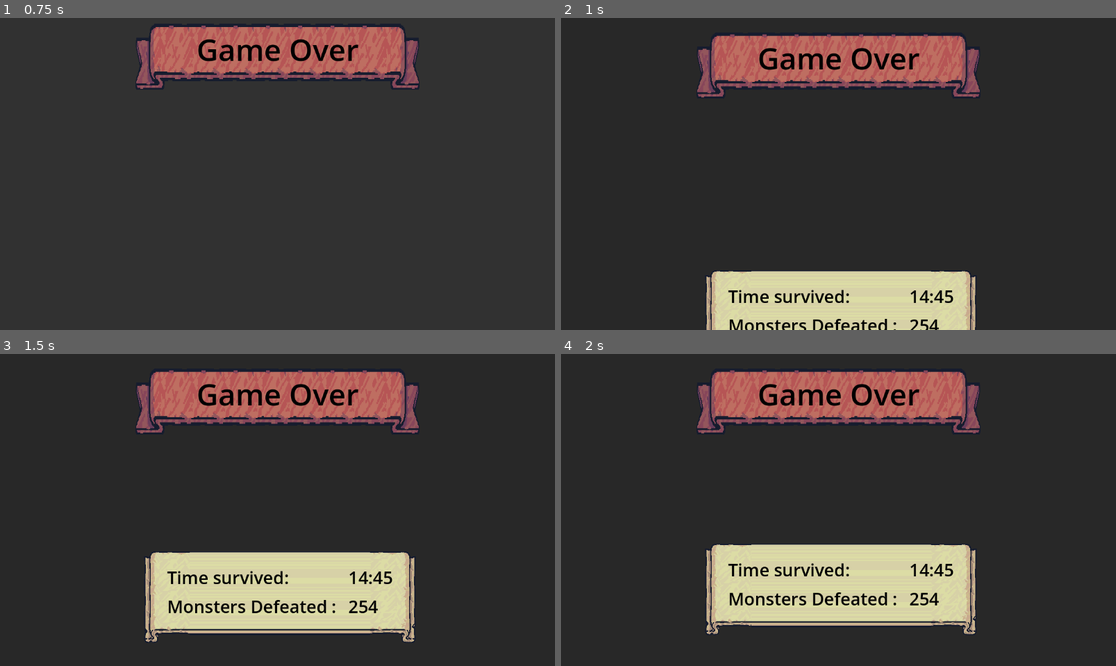
Above: before the commit, frames 1-4 (two rows, left to right).
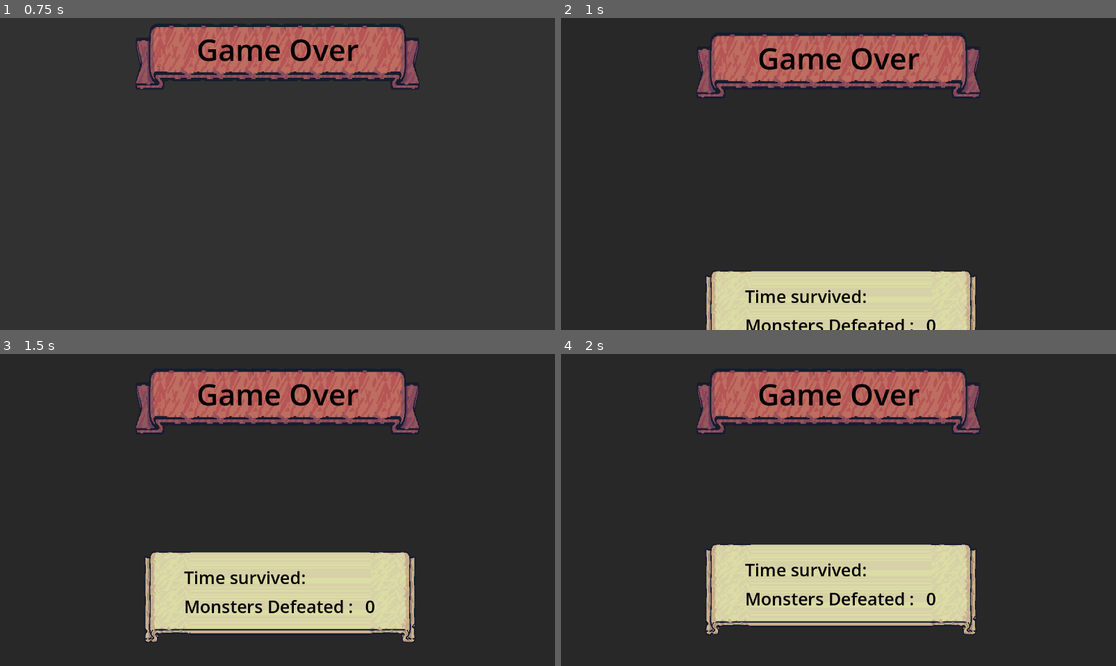
Above: after the commit, the same moments.

Repository: VBrunello/dio-trilha-godot
Game: Godot game, scene res://scenes/ui/game_over_ui.tscn
Same seed, same stepped clock (60 frames per second), same inputs: the game is played once before the commit and once after it. This scene is started directly instead of the project's main scene.
Inputs:
- Up to frame 1 (0.75 s): hold D (move_right) from 0.53 s (still down); tap Space (attack) at 0.6 s
- Up to frame 2 (1 s): keep holding D (move_right)
- Up to frame 3 (1.5 s): release D (move_right) at 1.28 s; hold S (move_down) from 1.28 s (still down); tap Space (attack) at 1.35 s
- Up to frame 4 (2 s): keep holding S (move_down)

Frame 1 is identical in both runs. In frame 2, 1.3% of the frame differs, in the area x 30-71%, y 87-100%; in frame 3, 1.4%; in frame 4, 1.5%, in the area x 30-71%, y 61-88%.

Commit message:
Atualização Tiny Swords
- Jogo base do curso finalizado

Diff:
--- /dev/null
+++ b/tiny-swords/scenes/main.gd
@@ -0,0 +1,17 @@
+extends Node2D
+
+@export var gameUI: CanvasLayer
+@export var gameOverUITemplate: PackedScene
+
+func _ready():
+	GameManager.game_over.connect(_trigger_game_over)
+
+func _trigger_game_over():
+	# Deletar game UI
+	if gameUI:
+		gameUI.queue_free()
+		gameUI = null
+
+	# Criar GameOverUI
+	var gameOverUI: GameOverUI = gameOverUITemplate.instantiate()
+	add_child(gameOverUI)
--- a/tiny-swords/scenes/main.tscn
+++ b/tiny-swords/scenes/main.tscn
@@ -1,7 +1,9 @@
-[gd_scene load_steps=30 format=3 uid="uid://cmtfukocuu7yt"]
+[gd_scene load_steps=32 format=3 uid="uid://cmtfukocuu7yt"]
 
 [ext_resource type="PackedScene" uid="uid://csh12euvfrdw" path="res://scenes/player.tscn" id="1_niypv"]
+[ext_resource type="Script" path="res://scenes/main.gd" id="1_xgqmd"]
 [ext_resource type="PackedScene" uid="uid://6xk3wjt81dl4" path="res://scenes/mob_spawner.tscn" id="2_rafb2"]
+[ext_resource type="PackedScene" uid="uid://bwkk18ioyhagc" path="res://scenes/ui/game_over_ui.tscn" id="2_tp4ba"]
 [ext_resource type="PackedScene" uid="uid://bwbavnxiu6rvh" path="res://scenes/ui/game_ui.tscn" id="3_2nwvp"]
 [ext_resource type="Texture2D" uid="uid://dh0kgkt4ena2t" path="res://addons/Tiny Swords/Terrain/Ground/Tilemap_Flat.png" id="5_wuv4x"]
 [ext_resource type="Texture2D" uid="uid://d30o2xd6vsbd8" path="res://addons/Tiny Swords/Deco/01.png" id="6_6htl6"]
@@ -122,8 +124,11 @@
 [sub_resource type="RectangleShape2D" id="RectangleShape2D_gfcuo"]
 size = Vector2(6012, 538)
 
-[node name="Main" type="Node2D"]
+[node name="Main" type="Node2D" node_paths=PackedStringArray("gameUI")]
 y_sort_enabled = true
+script = ExtResource("1_xgqmd")
+gameUI = NodePath("GameUI")
+gameOverUITemplate = ExtResource("2_tp4ba")
 
 [node name="TileMap" type="TileMap" parent="."]
 y_sort_enabled = true
--- /dev/null
+++ b/tiny-swords/scenes/ui/game_over_ui.gd
@@ -0,0 +1,23 @@
+class_name GameOverUI
+extends CanvasLayer
+
+@onready var timeLabel: Label = %TimeLabel
+@onready var monsterLabel: Label = %MonstersLabel
+
+@export var restartDelay: float = 5.0
+
+var restartCooldown: float
+
+func _ready():
+	timeLabel.text = GameManager.timeElapsedString
+	monsterLabel.text = str(GameManager.monsterDefeatedCounter)
+	restartCooldown = restartDelay
+
+func _process(delta):
+	restartCooldown -= delta
+	if restartCooldown <= 0.0:
+		_restart_game()
+
+func _restart_game():
+	GameManager._reset()
+	get_tree().reload_current_scene()
--- a/tiny-swords/scenes/ui/game_over_ui.tscn
+++ b/tiny-swords/scenes/ui/game_over_ui.tscn
@@ -1,5 +1,6 @@
-[gd_scene load_steps=12 format=3 uid="uid://bwkk18ioyhagc"]
-
+[gd_scene load_steps=13 format=3 uid="uid://bwkk18ioyhagc"]
+
+[ext_resource type="Script" path="res://scenes/ui/game_over_ui.gd" id="1_0sort"]
 [ext_resource type="Texture2D" uid="uid://q0xlp86lmm2m" path="res://addons/Tiny Swords/UI/Ribbons/Ribbon_Red_3Slides.png" id="1_o517y"]
 [ext_resource type="Texture2D" uid="uid://dltf0gsoa1s1r" path="res://addons/Tiny Swords/UI/Banners/Banner_Horizontal.png" id="2_o3qrc"]
 
@@ -124,6 +125,7 @@
 }
 
 [node name="GameOverUI" type="CanvasLayer"]
+script = ExtResource("1_0sort")
 
 [node name="Background" type="ColorRect" parent="."]
 modulate = Color(1, 1, 1, 0)
@@ -138,9 +140,9 @@
 anchors_preset = 5
 anchor_left = 0.5
 anchor_right = 0.5
-offset_left = -298.0
+offset_left = 278.0
 offset_top = 30.0
-offset_right = 298.0
+offset_right = 874.0
 offset_bottom = 174.0
 grow_horizontal = 2
 theme_override_styles/panel = SubResource("StyleBoxTexture_cs5w8")
@@ -167,10 +169,10 @@
 anchor_top = 1.0
 anchor_right = 0.5
 anchor_bottom = 1.0
-offset_left = -278.0
-offset_top = -254.0
-offset_right = 288.0
-offset_bottom = -57.9994
+offset_left = 298.0
+offset_top = 394.0
+offset_right = 864.0
+offset_bottom = 590.001
 grow_horizontal = 2
 grow_vertical = 0
 theme_override_styles/panel = SubResource("StyleBoxTexture_tj372")
--- a/tiny-swords/scenes/ui/game_ui.gd
+++ b/tiny-swords/scenes/ui/game_ui.gd
@@ -3,21 +3,6 @@
 @onready var timerLabel = %TimerLabel
 @onready var meatLabel = %MeatLabel
 
-var timeElapsed: float = 0.0
-var meatCounter: int = 0
-
-func _ready():
-	GameManager.player.meatCollected.connect(_onMeatCollected)
-	meatCounter = 0
-
-func _process(delta: float):
-	timeElapsed += delta
-	var timeElapsedSeconds: int = floori(timeElapsed)
-	var seconds: int = timeElapsedSeconds % 60
-	var minutes: int = timeElapsedSeconds / 60
-
-	timerLabel.text = "%02d:%02d" % [minutes, seconds]
-
-func _onMeatCollected(regeneration_value: int):
-	meatCounter += 1
-	meatLabel.text = str(meatCounter)
+func _process(delta):
+	timerLabel.text = GameManager.timeElapsedString
+	meatLabel.text = str(GameManager.meatCounter)
--- a/tiny-swords/scripts/difficulty-system.gd
+++ b/tiny-swords/scripts/difficulty-system.gd
@@ -9,6 +9,8 @@
 var time = 0.0
 
 func _process(delta):
+	if GameManager.isGameOver: return
+
 	time += delta
 
 	# Dificuldade linear
--- a/tiny-swords/scripts/enemy.gd
+++ b/tiny-swords/scripts/enemy.gd
@@ -46,6 +46,9 @@
 		get_parent().add_child(deathObject)
 		deathObject.position = position
 
+	# Incrementar contador
+	GameManager.monsterDefeatedCounter += 1
+
 	# Drop
 	if randf() <= dropChance:
 		_drop_item()
--- a/tiny-swords/scripts/follow-player.gd
+++ b/tiny-swords/scripts/follow-player.gd
@@ -12,6 +12,8 @@
 	pass
 
 func _physics_process(_delta):
+	if GameManager.isGameOver: return
+
 	# Calcular direção
 	var playerPosition: Vector2 = GameManager.playerPosition
 	var difference = playerPosition - enemy.position
--- a/tiny-swords/scripts/game-manager.gd
+++ b/tiny-swords/scripts/game-manager.gd
@@ -1,4 +1,38 @@
 extends Node
+
+signal game_over
 
 var playerPosition: Vector2
 var player: Player
+var isGameOver: bool = false
+
+var timeElapsed: float = 0.0
+var timeElapsedString: String
+var meatCounter: int = 0
+var monsterDefeatedCounter: int
+
+func _process(delta: float):
+	timeElapsed += delta
+	var timeElapsedSeconds: int = floori(timeElapsed)
+	var seconds: int = timeElapsedSeconds % 60
+	var minutes: int = timeElapsedSeconds / 60
+
+	timeElapsedString = "%02d:%02d" % [minutes, seconds]
+
+func _end_game():
+	if isGameOver: return
+	isGameOver = true
+	game_over.emit()
+
+func _reset():
+	player = null
+	playerPosition = Vector2.ZERO
+	isGameOver = false
+
+	timeElapsed = 0.0
+	timeElapsedString = "0:00"
+	meatCounter = 0
+	monsterDefeatedCounter = 0
+
+	for connection in game_over.get_connections():
+		game_over.disconnect(connection.callable)
--- a/tiny-swords/scripts/mob-spawner.gd
+++ b/tiny-swords/scripts/mob-spawner.gd
@@ -10,6 +10,8 @@
 
 
 func _process(delta):
+	if GameManager.isGameOver: return
+
 	cooldown -= delta
 	if cooldown > 0: return
 
--- a/tiny-swords/scripts/player.gd
+++ b/tiny-swords/scripts/player.gd
@@ -38,6 +38,7 @@
 
 func _ready():
 	GameManager.player = self
+	meatCollected.connect(func(value: int): GameManager.meatCounter += 1)
 
 func _process(delta):
 	GameManager.playerPosition = position
@@ -172,6 +173,7 @@
 		_die()
 
 func _die():
+	GameManager._end_game()
 	if deathPrefab:
 		var deathObject = deathPrefab.instantiate()
 		get_parent().add_child(deathObject)
